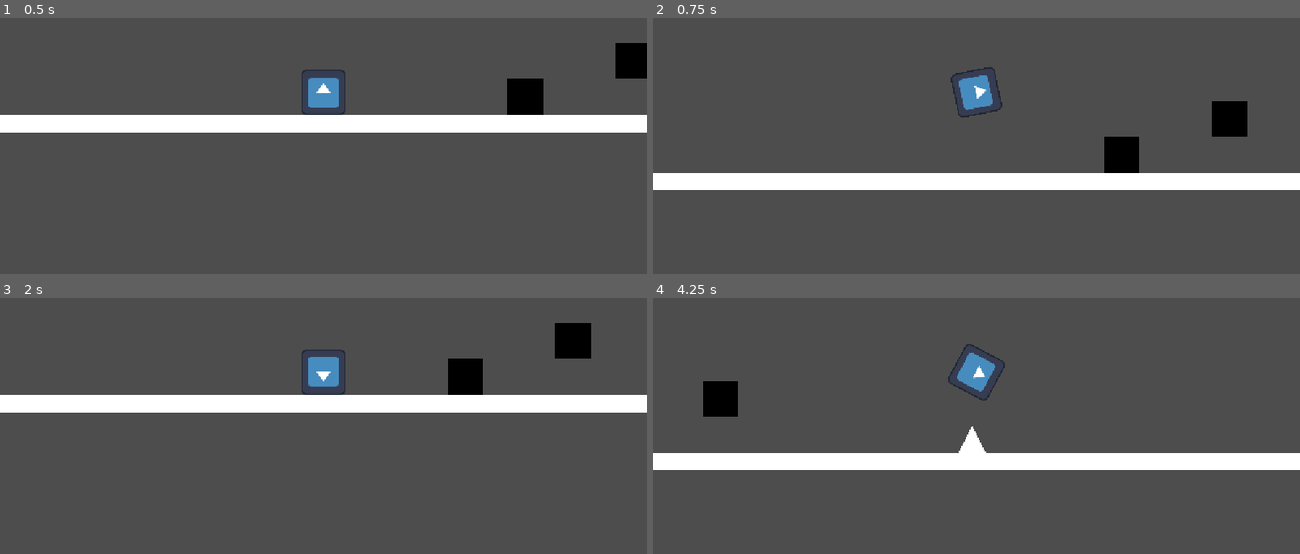
Above: before the commit, frames 1-4 (two rows, left to right).
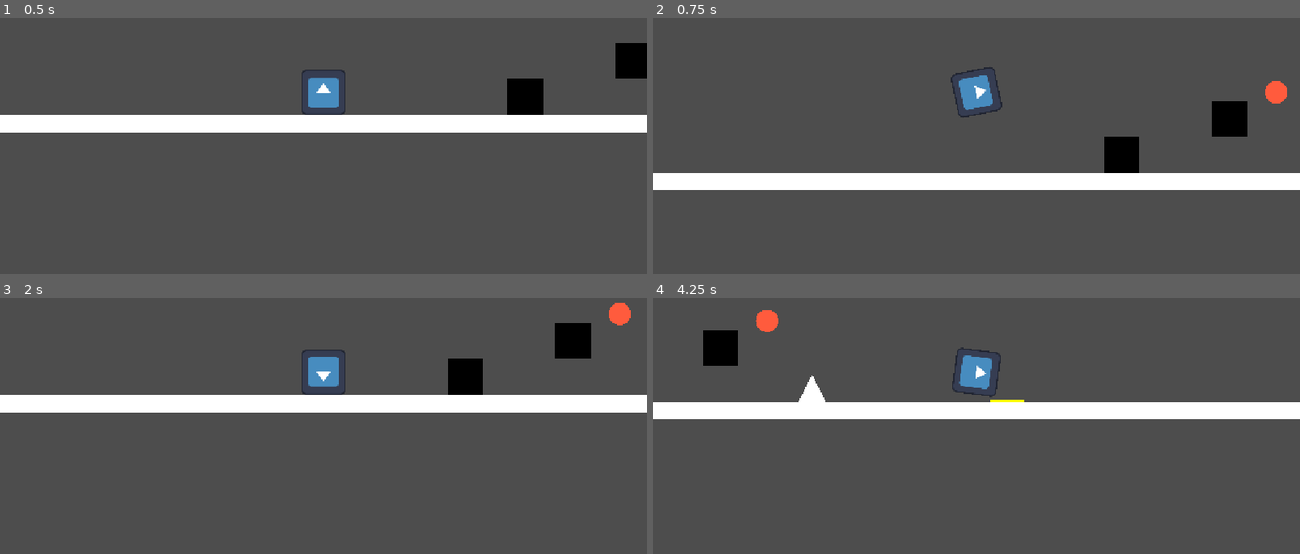
Above: after the commit, the same moments.

Repository: sudoConito/GeometryDashGodot
Game: Godot game, scene res://escenas/niveles/level_1.tscn
Same seed, same stepped clock (60 frames per second), same inputs: the game is played once before the commit and once after it. The engine's default icon, where the game draws it, is replaced by a stand-in: a white triangle on a blue panel in a dark square.
Inputs:
- Up to frame 1 (0.5 s): no input
- Up to frame 2 (0.75 s): tap Enter (ui_accept) at 0.5 s; hold Enter (ui_accept) from 0.53 s (still down)
- Up to frame 3 (2 s): release Enter (ui_accept) at 1.28 s; tap Enter (ui_accept) at 1.35, 1.52, 1.82 s
- Up to frame 4 (4.25 s): hold Enter (ui_accept) 2.03-2.78 s; tap Enter (ui_accept) at 2.85, 3.02, 3.32 s; hold Enter (ui_accept) from 3.53 s (still down)

Frame 1 is identical in both runs. In frame 2, 0.2% of the frame differs, in the area x 94-98%, y 24-34%; in frame 3, 0.2%; in frame 4, 16%, in the area x 0-100%, y 4-68%.

Commit message:
objetos basicos agregados

Diff:
--- /dev/null
+++ b/escenas/doble_salto.tscn
@@ -0,0 +1,23 @@
+[gd_scene format=3 uid="uid://ciftyy8pgayvp"]
+
+[ext_resource type="Script" uid="uid://bt43mtl4skxtn" path="res://scripts/doble_salto.gd" id="1_b4be1"]
+
+[sub_resource type="CircleShape2D" id="CircleShape2D_jytih"]
+
+[sub_resource type="SphereMesh" id="SphereMesh_ncmtp"]
+
+[node name="doble_salto" type="Area2D" unique_id=1667797747]
+scale = Vector2(2, 2)
+script = ExtResource("1_b4be1")
+
+[node name="CollisionShape2D" type="CollisionShape2D" parent="." unique_id=1798651029]
+shape = SubResource("CircleShape2D_jytih")
+
+[node name="MeshInstance2D" type="MeshInstance2D" parent="CollisionShape2D" unique_id=1870998764]
+modulate = Color(1, 0.35686275, 0.23921569, 1)
+position = Vector2(0, 1.9073486e-06)
+scale = Vector2(20.022678, 20.000004)
+mesh = SubResource("SphereMesh_ncmtp")
+
+[connection signal="body_entered" from="." to="." method="_on_body_entered"]
+[connection signal="body_exited" from="." to="." method="_on_body_exited"]
--- /dev/null
+++ b/escenas/impulsador.tscn
@@ -0,0 +1,22 @@
+[gd_scene format=3 uid="uid://d0ejlsjcb5w5p"]
+
+[ext_resource type="Script" uid="uid://5jfcqyisb4b3" path="res://scripts/impulsador.gd" id="1_bmqrf"]
+
+[sub_resource type="RectangleShape2D" id="RectangleShape2D_jytih"]
+size = Vector2(20, 2)
+
+[sub_resource type="QuadMesh" id="QuadMesh_ncmtp"]
+
+[node name="impulsador" type="Area2D" unique_id=1455955815]
+scale = Vector2(3, 2)
+script = ExtResource("1_bmqrf")
+
+[node name="CollisionShape2D" type="CollisionShape2D" parent="." unique_id=1964712517]
+shape = SubResource("RectangleShape2D_jytih")
+
+[node name="MeshInstance2D" type="MeshInstance2D" parent="CollisionShape2D" unique_id=782290558]
+modulate = Color(1, 1, 0, 1)
+scale = Vector2(20, 1.9999999)
+mesh = SubResource("QuadMesh_ncmtp")
+
+[connection signal="body_entered" from="." to="." method="_on_body_entered"]
--- a/escenas/niveles/level_1.tscn
+++ b/escenas/niveles/level_1.tscn
@@ -4,6 +4,8 @@
 [ext_resource type="PackedScene" uid="uid://bnlw5bcwf5t2d" path="res://escenas/personaje.tscn" id="2_ca301"]
 [ext_resource type="PackedScene" uid="uid://cmge3csni42fp" path="res://escenas/cubo_piso.tscn" id="3_40khw"]
 [ext_resource type="PackedScene" uid="uid://bj1spkr4t3g2f" path="res://escenas/puas.tscn" id="4_vb61s"]
+[ext_resource type="PackedScene" uid="uid://d0ejlsjcb5w5p" path="res://escenas/impulsador.tscn" id="5_cee2x"]
+[ext_resource type="PackedScene" uid="uid://ciftyy8pgayvp" path="res://escenas/doble_salto.tscn" id="6_ga0w4"]
 
 [node name="level1" type="Node2D" unique_id=1435711865]
 
@@ -21,4 +23,14 @@
 position = Vector2(-672, -112)
 
 [node name="puas" parent="." unique_id=1459038831 instance=ExtResource("4_vb61s")]
-position = Vector2(-223.99998, -40)
+position = Vector2(-508.99994, -40)
+
+[node name="impulsadores" type="Node2D" parent="." unique_id=1794458028]
+
+[node name="impulsador" parent="impulsadores" unique_id=1455955815 instance=ExtResource("5_cee2x")]
+position = Vector2(-162, -18)
+
+[node name="doblesSaltos" type="Node2D" parent="." unique_id=743672511]
+
+[node name="doble_salto" parent="doblesSaltos" unique_id=1667797747 instance=ExtResource("6_ga0w4")]
+position = Vector2(-589, -160)
--- a/escenas/personaje.tscn
+++ b/escenas/personaje.tscn
@@ -5,7 +5,7 @@
 
 [sub_resource type="RectangleShape2D" id="RectangleShape2D_dvskb"]
 
-[node name="personaje" type="CharacterBody2D" unique_id=1674421187]
+[node name="personaje" type="CharacterBody2D" unique_id=1674421187 groups=["personaje"]]
 scale = Vector2(4, 4)
 safe_margin = 0.001
 script = ExtResource("1_5nfxw")
--- a/escenas/piso.tscn
+++ b/escenas/piso.tscn
@@ -5,6 +5,7 @@
 [sub_resource type="QuadMesh" id="QuadMesh_c6wpt"]
 
 [node name="Piso" type="StaticBody2D" unique_id=2062316873]
+z_index = 1
 scale = Vector2(200, 1.58)
 
 [node name="CollisionShape2D" type="CollisionShape2D" parent="." unique_id=153220178]
--- a/project.godot
+++ b/project.godot
@@ -23,7 +23,6 @@
 [global_group]
 
 personaje=""
-pua=""
 
 [physics]
 
--- /dev/null
+++ b/scripts/doble_salto.gd
@@ -0,0 +1,13 @@
+extends Area2D
+@onready var jugador:CharacterBody2D=$"../../personaje"
+var estasDentro=false
+func _process(delta: float) -> void:
+	if estasDentro:
+		if Input.is_action_just_pressed("ui_accept"):
+			jugador.impulso(200)
+func _on_body_entered(body: Node2D) -> void:
+	if body.is_in_group("personaje"):
+		estasDentro=true
+func _on_body_exited(body: Node2D) -> void:
+	if body.is_in_group("personaje"):
+		estasDentro=false
--- /dev/null
+++ b/scripts/impulsador.gd
@@ -0,0 +1,5 @@
+extends Area2D
+@onready var jugador:CharacterBody2D=$"../../personaje"
+func _on_body_entered(body: Node2D) -> void:
+	if body.is_in_group("personaje"):
+		jugador.impulso(1300)
--- a/scripts/personaje.gd
+++ b/scripts/personaje.gd
@@ -20,7 +20,7 @@
 
 	# Salto (mantener presionado = salta de nuevo al aterrizar)
 	if Input.is_action_pressed("ui_accept") and is_on_floor():
-		velocity.y = -fuerza_salto
+		impulso(fuerza_salto)
 
 	move_and_slide()
 	_rotar(delta)
@@ -30,7 +30,8 @@
 		print(intentos)
 		get_tree().reload_current_scene.call_deferred()
 
-
+func impulso(altura):
+	velocity.y-=altura
 func _rotar(delta):
 	if not is_on_floor():
 		# 180° por salto aprox.
Not shown, added: scripts/doble_salto.gd.uid
Not shown, added: scripts/impulsador.gd.uid
